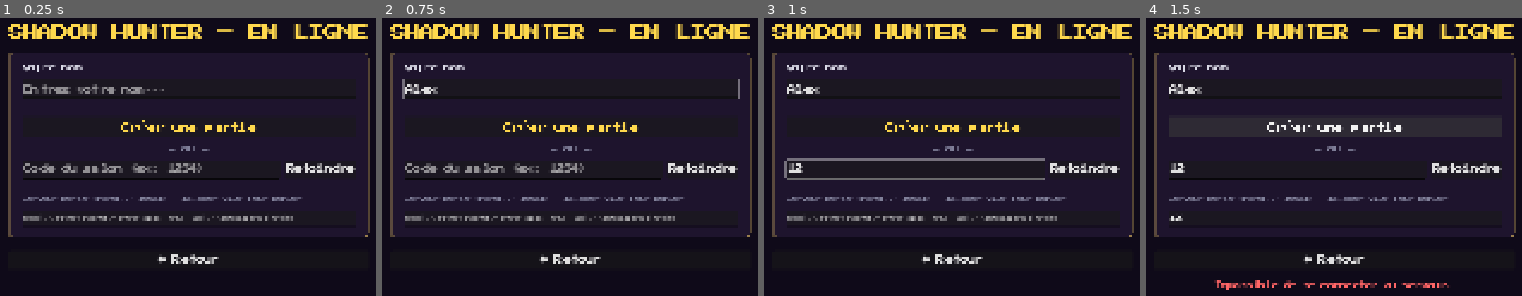
Above: before the commit, frames 1-4 (left to right).
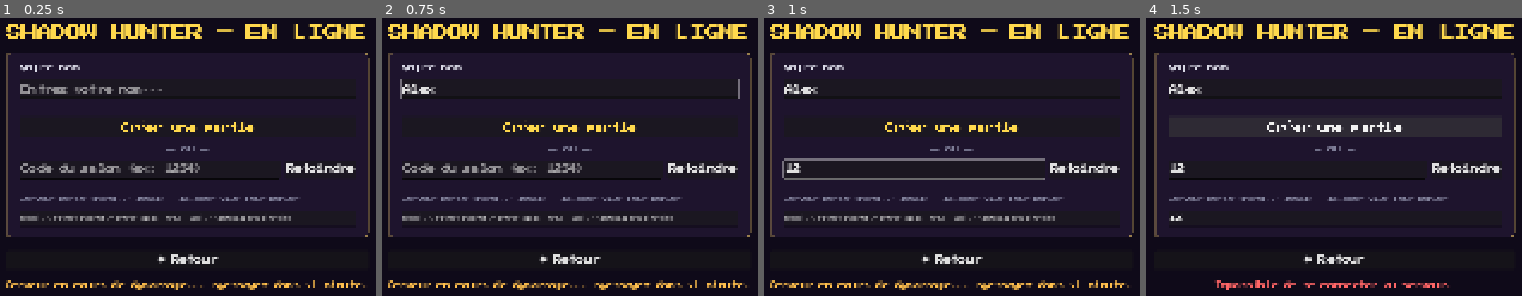
Above: after the commit, the same moments.

Repository: The-Cyril5555/shadow_hunter_app
Game: Godot game, scene res://scenes/ui/screens/online_lobby.tscn
Two runs of this game, one before a commit and one after it. Both use one fixed random seed, a clock stepped at 60 frames per second and the inputs below. This scene is started directly instead of the project's main scene.
Inputs (mouse positions are in pixels of both pictures, inside the frame that each line leads up to):
- Up to frame 1 (0.25 s): no input
- Up to frame 2 (0.75 s): click (570, 87) at 0.52 s; type "Alex" at 0.6 s
- Up to frame 3 (1 s): click (914, 168) at 0.75 s; type "12" at 0.83 s; click (952, 218) at 0.98 s
- Up to frame 4 (1.5 s): type "12" at 1.07 s; click "Créer une partie" at 1.25 s

The runs differ from the first frame. In frame 1, 7.0% of the frame differs, in the area x 1-98%, y 2-98%; in frame 2, 6.6%; in frame 3, 5.9%; in frame 4, nothing differs.

Commit message:
feat: add server keepalive ping to prevent Render cold start
Pings /health on lobby open and every 10 minutes to keep the Render
free-tier server awake. Shows server status (online/starting) in the
status label so the player knows to wait ~1 minute if needed.

Diff:
--- a/scripts/ui/online_lobby.gd
+++ b/scripts/ui/online_lobby.gd
@@ -9,6 +9,8 @@
 # -----------------------------------------------------------------------------
 const SERVER_URL_PROD: String = "wss://shadow-hunter-app.onrender.com"
 const SERVER_URL_DEV: String = "ws://localhost:9080"
+const HEALTH_URL: String = "https://shadow-hunter-app.onrender.com/health"
+const KEEPALIVE_INTERVAL: float = 600.0  # 10 minutes — prevent Render free-tier spin-down
 
 
 # -----------------------------------------------------------------------------
@@ -33,6 +35,8 @@
 # -----------------------------------------------------------------------------
 var _is_host: bool = false
 var _connected: bool = false
+var _ping_http: HTTPRequest
+var _ping_timer: Timer
 
 
 # -----------------------------------------------------------------------------
@@ -41,6 +45,7 @@
 func _ready() -> void:
 	_build_ui()
 	_connect_network_signals()
+	_setup_keepalive()
 	print("[OnlineLobby] Ready")
 
 
@@ -476,3 +481,42 @@
 		if custom != "":
 			return custom
 	return SERVER_URL_PROD
+
+
+# -----------------------------------------------------------------------------
+# Server Keepalive — prevents Render free-tier from spinning down
+# -----------------------------------------------------------------------------
+func _setup_keepalive() -> void:
+	_ping_http = HTTPRequest.new()
+	add_child(_ping_http)
+	_ping_http.request_completed.connect(_on_ping_completed)
+
+	_ping_timer = Timer.new()
+	_ping_timer.wait_time = KEEPALIVE_INTERVAL
+	_ping_timer.one_shot = false
+	_ping_timer.autostart = false
+	_ping_timer.timeout.connect(_send_ping)
+	add_child(_ping_timer)
+
+	_set_status("Vérification du serveur...", Color(0.7, 0.7, 0.9))
+	_send_ping()
+
+
+func _send_ping() -> void:
+	if not is_instance_valid(_ping_http):
+		return
+	if _ping_http.get_http_client_status() != HTTPClient.STATUS_DISCONNECTED:
+		return  # Already in progress
+	_ping_http.request(HEALTH_URL)
+
+
+func _on_ping_completed(result: int, response_code: int, _headers: PackedStringArray, _body: PackedByteArray) -> void:
+	if result == HTTPRequest.RESULT_SUCCESS and response_code == 200:
+		_set_status("Serveur en ligne ✓", Color(0.4, 1.0, 0.5))
+		if not _ping_timer.is_stopped():
+			pass  # Already running
+		else:
+			_ping_timer.start()
+	else:
+		# Server sleeping — let user know, they can retry in a minute
+		_set_status("Serveur en cours de démarrage... réessayez dans ~1 minute.", Color(1.0, 0.75, 0.3))
